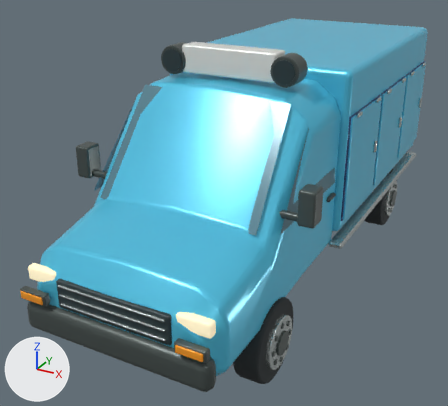
Before and after pictures for a commit that changed the glTF model vehicles/ice_cream_van.glb.
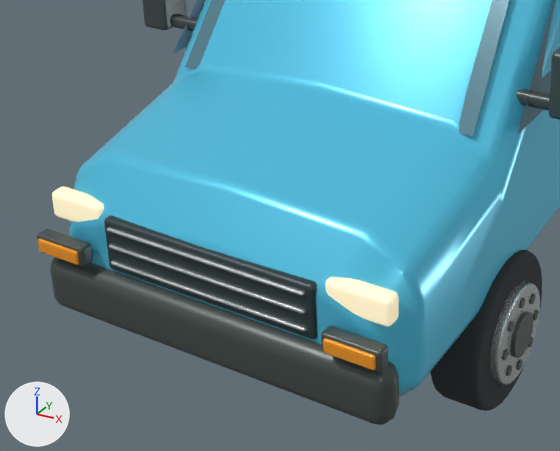
Old and new are each drawn whole from a 50 mm camera at (2.88, -6.31, 3.84) aimed at (-0.36, -0.42, 0.9) and again close up on the part from 0% to 68% of the width and 40% to 100% of the height. Every picture has the same lights, and +X, +Y and +Z are marked at lower left. The last two pictures show the newer version. Where no turn or scale is listed for an object, it has been applied to the vertices. Vertices at exactly the same position are counted once.

The first close-up shows 'Door mirror', 'Däck.002', 'Front bumper', 'Front indicator bezel.001', 'Grille louvre.001', 'Grille louvre.002', 'Headlight lens', 'Headlight lens.001', 'Pressed steel bonnet and cab', 'Radiator', 'Swept windscreen', 'Wheel hub steel.002' and 17 more.
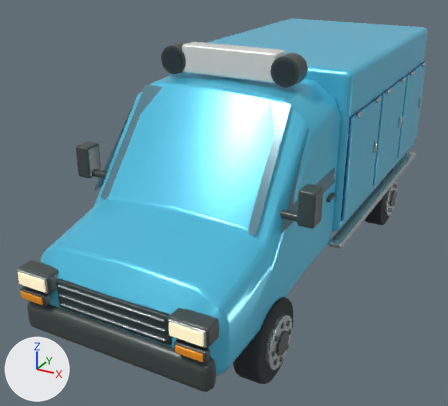
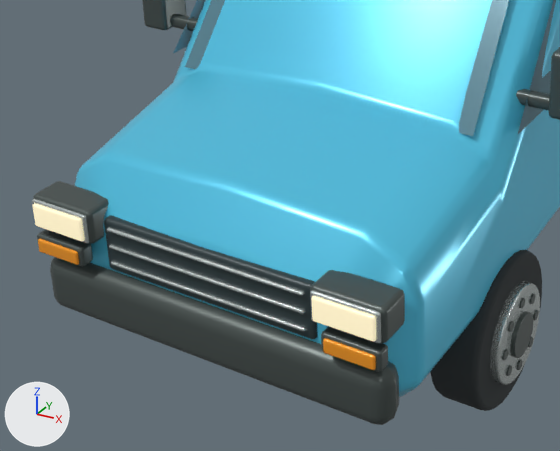
Boxes (x1, y1, x2, y2) around the edits, measured in the close-ups (560 x 451 px):
'Headlight lens.001', reshaped, moved (12% narrower, 8% shorter)
    before: (325, 277, 399, 327)
    after: (311, 296, 376, 342)
'Headlight housing.001', added
    after: (310, 270, 405, 343)
'Headlight lens', reshaped, moved
    before: (52, 186, 104, 222)
    after: (33, 203, 84, 242)
'Headlight housing', added
    after: (33, 181, 109, 244)
'Headlight reflector rim.001', added
    after: (310, 290, 381, 344)
'Headlight reflector rim', added
    after: (32, 199, 90, 243)

Edits to the bpy script that builds the scene:
```text
Change me_cube_010:
    used by ob_headlight_lens; location = (-0.77, -2.926, 1.09)
    remove me_cube_010.from_pydata(...)  # 96 vertices, 188 faces; spans x -0.16..0.16, y -0.045..0.045, z -0.07..0.07
    add me_cube_010.from_pydata(...)  # 96 vertices, 188 faces; spans x -0.15..0.15, y -0.012..0.012, z -0.061..0.061
    me_cube_010 part 1: 96 of 96 vertices moved; they spanned x -0.16..0.16, y -0.045..0.045, z -0.07..0.07 and now span x -0.15..0.15, y -0.012..0.012, z -0.061..0.061; mean shift (0.0, 0.0, 0.0)
Change me_cube_040:
    used by ob_headlight_lens_001; location = (0.77, -2.926, 1.09)
    remove me_cube_040.from_pydata(...)  # 96 vertices, 188 faces; spans x -0.16..0.16, y -0.045..0.045, z -0.07..0.07
    add me_cube_040.from_pydata(...)  # 96 vertices, 188 faces; spans x -0.15..0.15, y -0.012..0.012, z -0.061..0.061
    me_cube_040 part 2: 96 of 96 vertices moved; they spanned x -0.16..0.16, y -0.045..0.045, z -0.07..0.07 and now span x -0.15..0.15, y -0.012..0.012, z -0.061..0.061; mean shift (0.0, 0.0, 0.0)
Add me_cube_043_1:
    me_cube_043_1.from_pydata(...)  # 96 vertices, 188 faces; spans x -0.166..0.166, y -0.011..0.011, z -0.074..0.074
    me_cube_043_1.materials.append(mat_brushed_equipment_metal)  # light grey #c4cdcb
Add me_cube_011_1:
    me_cube_011_1.from_pydata(...)  # 96 vertices, 188 faces; spans x -0.166..0.166, y -0.011..0.011, z -0.074..0.074
    me_cube_011_1.materials.append(mat_brushed_equipment_metal)  # light grey #c4cdcb
Add me_cube_042_1:
    me_cube_042_1.from_pydata(...)  # 96 vertices, 188 faces; spans x -0.182..0.182, y -0.09..0.09, z -0.088..0.088
    me_cube_042_1.materials.append(mat_graphite_trim)  # dark grey #4d5755
Add me_cube_010_1:
    me_cube_010_1.from_pydata(...)  # 96 vertices, 188 faces; spans x -0.182..0.182, y -0.09..0.09, z -0.088..0.088
    me_cube_010_1.materials.append(mat_graphite_trim)  # dark grey #4d5755
Change ob_headlight_lens:
    ob_headlight_lens.location: (-0.77, -2.926, 1.09) -> (-0.776, -3.076, 1.092)
Change ob_headlight_lens_001:
    ob_headlight_lens_001.location: (0.77, -2.926, 1.09) -> (0.776, -3.076, 1.092)
Add ob_headlight_reflector_rim_001:
    ob_headlight_reflector_rim_001 = bpy.data.objects.new('Headlight reflector rim.001', me_cube_043_1)
    ob_headlight_reflector_rim_001.location = (0.776, -3.062, 1.092)
Add ob_headlight_reflector_rim:
    ob_headlight_reflector_rim = bpy.data.objects.new('Headlight reflector rim', me_cube_011_1)
    ob_headlight_reflector_rim.location = (-0.776, -3.062, 1.092)
Add ob_headlight_housing_001:
    ob_headlight_housing_001 = bpy.data.objects.new('Headlight housing.001', me_cube_042_1)
    ob_headlight_housing_001.location = (0.776, -2.969, 1.092)
Add ob_headlight_housing:
    ob_headlight_housing = bpy.data.objects.new('Headlight housing', me_cube_010_1)
    ob_headlight_housing.location = (-0.776, -2.969, 1.092)
```
